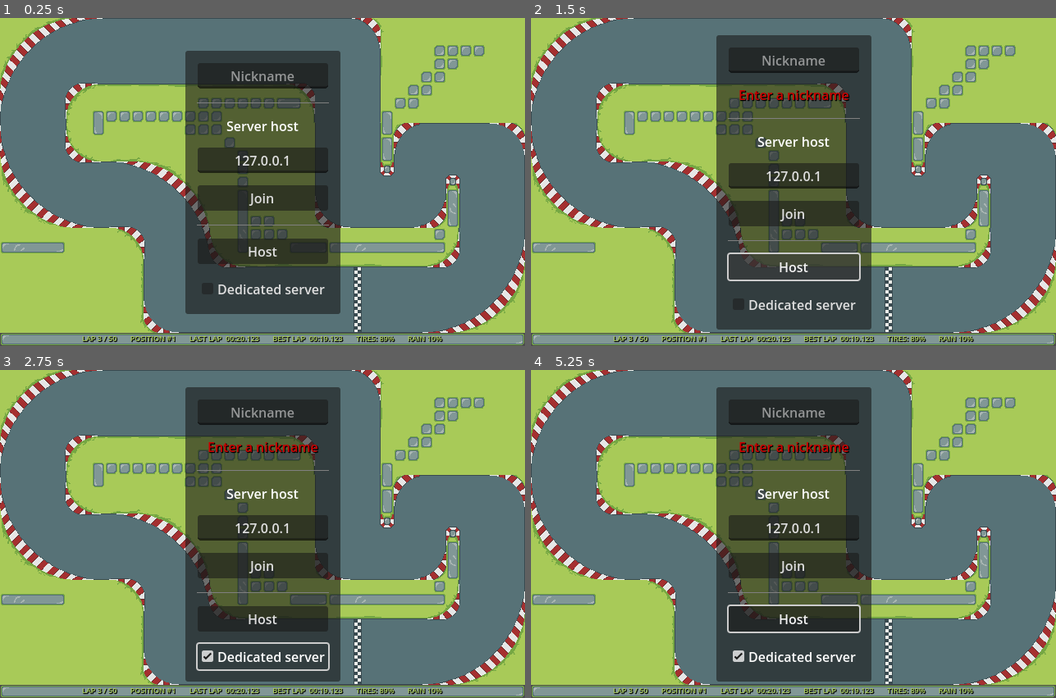
Above: before the commit, frames 1-4 (two rows, left to right).
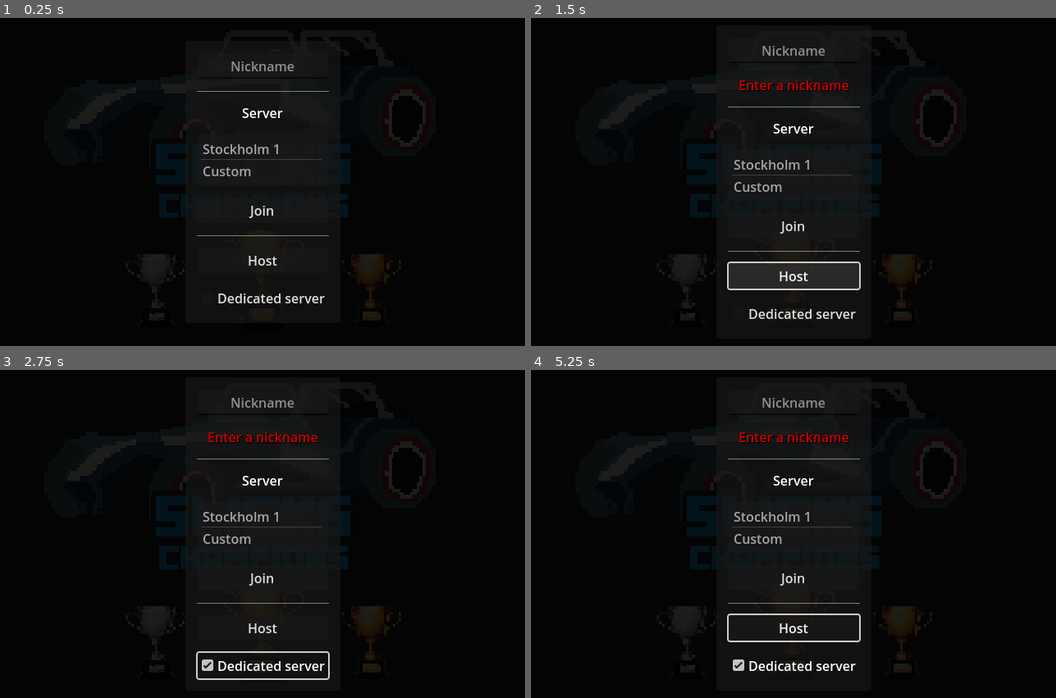
Above: after the commit, the same moments.

Repository: itjope/slide-on-slicks
Game: Godot game, scene res://world.tscn
Same seed, same stepped clock (60 frames per second), same inputs: the game is played once before the commit and once after it.
Inputs:
- Up to frame 1 (0.25 s): no input
- Up to frame 2 (1.5 s): click "Join" at 0.5 s; click "Host" at 1.25 s
- Up to frame 3 (2.75 s): click "Dedicated server" at 2 s
- Up to frame 4 (5.25 s): tap Enter at 2.75, 4.25 s; hold Right (steerRight) 2.78-3.53 s; hold Down (break) 2.78-3.53 s; tap Space (kryckan) at 3.5, 3.6, 5, 5.1 s; hold Left (steerLeft) 3.53-4.28 s; hold Right (steerRight) 4.28-5.03 s; hold Down (break) 4.28-5.03 s; hold Up (accelerate) from 5.03 s (still down)

The runs differ from the first frame. In frame 1, 97% of the frame differs, in the area x 0-100%, y 0-100%; in frame 2, 96%; in frame 3, 96%; in frame 4, 96%.

Commit message:
Added new graphics and server selection

Diff:
--- a/car.gd
+++ b/car.gd
@@ -176,14 +176,15 @@
 func race_restart():
 	race_state = race_states.GRID
 	rotation = 0
+	player_nick_label.text = player_nick
 	player_nick_label.visible = true
-	player_nick_label.text = player_nick
+
 	if is_multiplayer_authority():
 		set_global_position(gridPosition)
-
-	await get_tree().create_timer(6).timeout
+	await get_tree().create_timer(4).timeout
+	player_nick_label.visible = false
+	await get_tree().create_timer(2).timeout
 	race_state = race_states.STARTED
-	player_nick_label.visible = false
 
 func _process(delta):
 	if velocity.length() > 10:
@@ -201,7 +202,7 @@
 
 
 func predict(delta):
-	velocity = network_velocity
+	#velocity = network_velocity
 	get_input2()
 	apply_friction()
 	calculate_steering(delta)
@@ -215,7 +216,10 @@
 
 func _physics_process(delta):
 	if not is_multiplayer_authority():
-		predict(delta)
+		if race_state == race_states.GRID:
+			velocity = Vector2.ZERO
+		else:
+			predict(delta)
 		return
 
 	if race_state == race_states.GRID:
--- a/player.tscn
+++ b/player.tscn
@@ -428,10 +428,11 @@
 trail_lifetime = 0.9
 
 [node name="PlayerNickLabel" type="Label" parent="."]
+visible = false
 layout_direction = 1
-offset_left = -48.0
+offset_left = -49.0
 offset_top = -7.0
-offset_right = -8.0
+offset_right = -9.0
 offset_bottom = 7.0
 theme_override_colors/font_shadow_color = Color(0.156863, 0.156863, 0.156863, 1)
 theme_override_font_sizes/font_size = 9
--- a/project.godot
+++ b/project.godot
@@ -10,10 +10,13 @@
 
 [application]
 
-config/name="mpsns"
+config/name="Slicks Champions"
 run/main_scene="res://world.tscn"
 config/features=PackedStringArray("4.0", "Forward Plus")
-config/icon="res://icon.svg"
+boot_splash/image="res://splash.png"
+boot_splash/fullsize=false
+boot_splash/use_filter=false
+config/icon="res://icon.png"
 
 [display]
 
--- a/world.gd
+++ b/world.gd
@@ -5,6 +5,8 @@
 @onready var playerNameEntry = $CanvasLayer/MainManu/MarginContainer/VBoxContainer/PlayerNameEntry
 @onready var playerNameError = $CanvasLayer/MainManu/MarginContainer/VBoxContainer/LabelPlayerNameError
 @onready var dedicatedServerCheckbox = $CanvasLayer/MainManu/MarginContainer/VBoxContainer/DedicatedServerCheckbox
+@onready var serverAddressList = $CanvasLayer/MainManu/MarginContainer/VBoxContainer/AddressList
+@onready var splashImage = $CanvasLayer/SplashImage
 @onready var networkNode = $Network
 @onready var canvasModulate = $CanvasModulate
 var Player = preload("res://player.tscn")
@@ -16,7 +18,7 @@
 var isServer = false
 
 func _ready():
-	DisplayServer.window_set_size(Vector2i(1920, 1080))
+	#DisplayServer.window_set_size(Vector2i(1920, 1080))
 
 	if OS.get_cmdline_args().has("--server"):
 		createServer()
@@ -33,6 +35,7 @@
 
 	print("PORT: ", PORT)
 	mainMenu.hide()
+	splashImage.hide()
 	enetPeer.create_server(PORT)
 
 	multiplayer.multiplayer_peer = enetPeer
@@ -69,6 +72,7 @@
 		playerNameError.visible = true
 	else:
 		mainMenu.hide()
+		splashImage.hide()
 		var error = enetPeer.create_client(addressEntry.text, PORT)
 		if error != OK:
 			OS.alert("Failed to connect!")
@@ -132,7 +136,7 @@
 
 
 func _on_network_child_entered_tree(node):
-	await get_tree().create_timer(0).timeout
+	await get_tree().create_timer(2).timeout
 
 	rpc("player_nick_update", str(multiplayer.get_unique_id()), playerNameEntry.text)
 	if str(multiplayer.get_unique_id()) == node.name:
@@ -149,3 +153,11 @@
 	if isServer:
 		var gridPos = networkNode.get_child_count() - 1
 		rpc_id(int(str(node.name)), "set_grid_pos", node.name, gridPos)
+
+func _on_address_list_item_selected(index):
+	if index == 0:
+		addressEntry.text = "46.246.39.82"
+		addressEntry.visible = false
+	else:
+		addressEntry.visible = true
+		addressEntry.text = "localhost"
--- a/world.tscn
+++ b/world.tscn
@@ -1,7 +1,8 @@
-[gd_scene load_steps=11 format=3 uid="uid://1xpslghvss7h"]
+[gd_scene load_steps=12 format=3 uid="uid://1xpslghvss7h"]
 
 [ext_resource type="Script" path="res://world.gd" id="1_f8kds"]
 [ext_resource type="PackedScene" uid="uid://cf7j88014wcb3" path="res://track1.tscn" id="2_rgu1f"]
+[ext_resource type="Texture2D" uid="uid://be8i1155my3rt" path="res://splash.png" id="2_rhbwk"]
 
 [sub_resource type="RectangleShape2D" id="RectangleShape2D_0ddpk"]
 size = Vector2(32.75, 676)
@@ -125,6 +126,12 @@
 occluder = SubResource("OccluderPolygon2D_tmch0")
 
 [node name="CanvasLayer" type="CanvasLayer" parent="."]
+
+[node name="SplashImage" type="TextureRect" parent="CanvasLayer"]
+self_modulate = Color(0.117647, 0.117647, 0.109804, 1)
+offset_right = 641.0
+offset_bottom = 400.0
+texture = ExtResource("2_rhbwk")
 
 [node name="MainManu" type="PanelContainer" parent="CanvasLayer"]
 anchors_preset = 15
@@ -167,14 +174,23 @@
 
 [node name="HSeparator2" type="HSeparator" parent="CanvasLayer/MainManu/MarginContainer/VBoxContainer"]
 layout_mode = 2
+theme_override_constants/separation = 0
 
 [node name="Label" type="Label" parent="CanvasLayer/MainManu/MarginContainer/VBoxContainer"]
 layout_mode = 2
-text = "Server host"
+text = "Server"
 horizontal_alignment = 1
 vertical_alignment = 1
 
+[node name="AddressList" type="ItemList" parent="CanvasLayer/MainManu/MarginContainer/VBoxContainer"]
+layout_mode = 2
+auto_height = true
+item_count = 2
+item_0/text = "Stockholm 1"
+item_1/text = "Custom"
+
 [node name="AddressEntry" type="LineEdit" parent="CanvasLayer/MainManu/MarginContainer/VBoxContainer"]
+visible = false
 layout_mode = 2
 text = "127.0.0.1"
 placeholder_text = "Server address"
@@ -188,6 +204,7 @@
 
 [node name="HSeparator" type="HSeparator" parent="CanvasLayer/MainManu/MarginContainer/VBoxContainer"]
 layout_mode = 2
+theme_override_constants/separation = 0
 
 [node name="HostButton" type="Button" parent="CanvasLayer/MainManu/MarginContainer/VBoxContainer"]
 layout_mode = 2
@@ -197,7 +214,8 @@
 layout_mode = 2
 text = "Dedicated server"
 
-[node name="Label" type="Label" parent="CanvasLayer"]
+[node name="StatusBarLabel" type="Label" parent="CanvasLayer"]
+visible = false
 offset_left = 76.0
 offset_top = 382.0
 offset_right = 569.0
@@ -222,6 +240,7 @@
 
 [node name="track1" parent="." instance=ExtResource("2_rgu1f")]
 
+[connection signal="item_selected" from="CanvasLayer/MainManu/MarginContainer/VBoxContainer/AddressList" to="." method="_on_address_list_item_selected"]
 [connection signal="pressed" from="CanvasLayer/MainManu/MarginContainer/VBoxContainer/JoinButton" to="." method="_on_join_button_pressed"]
 [connection signal="pressed" from="CanvasLayer/MainManu/MarginContainer/VBoxContainer/HostButton" to="." method="_on_host_button_pressed"]
 [connection signal="child_entered_tree" from="Network" to="." method="_on_network_child_entered_tree"]
Not shown, changed: export_presets.cfg
Binary file added: icon.png
Not shown, added: icon.png.import
Binary file added: splash.png
Not shown, added: splash.png.import
Not shown, added: icon.psd
Not shown, added: splash.psd
